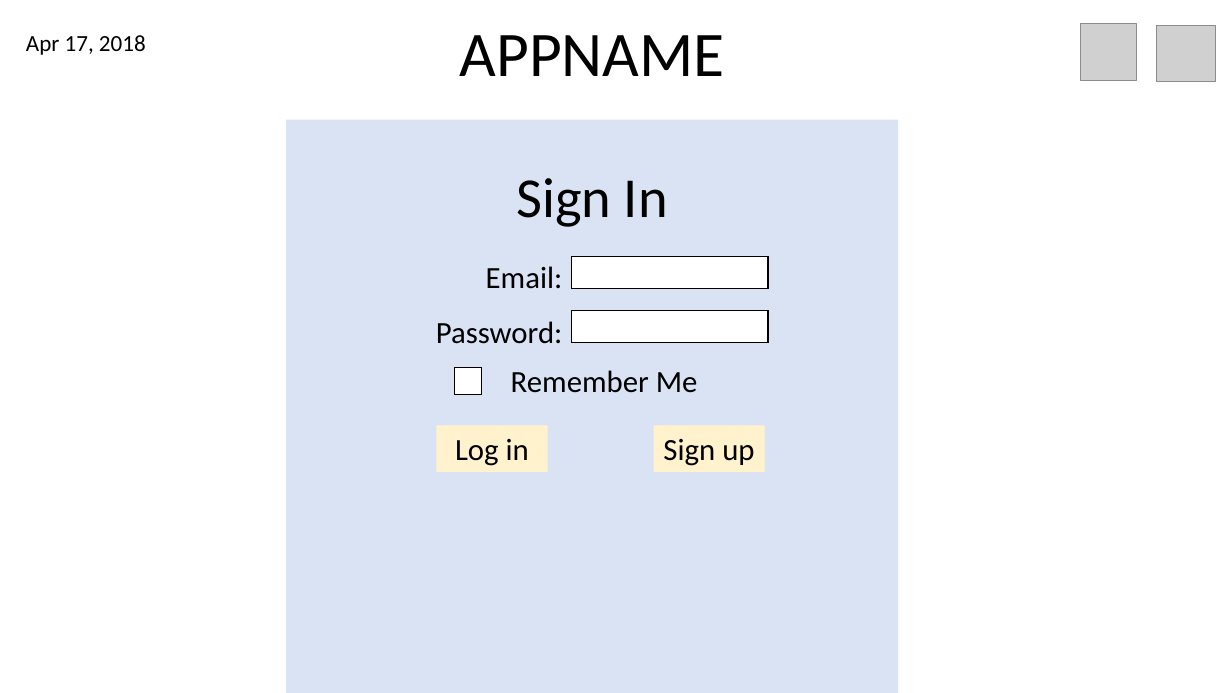
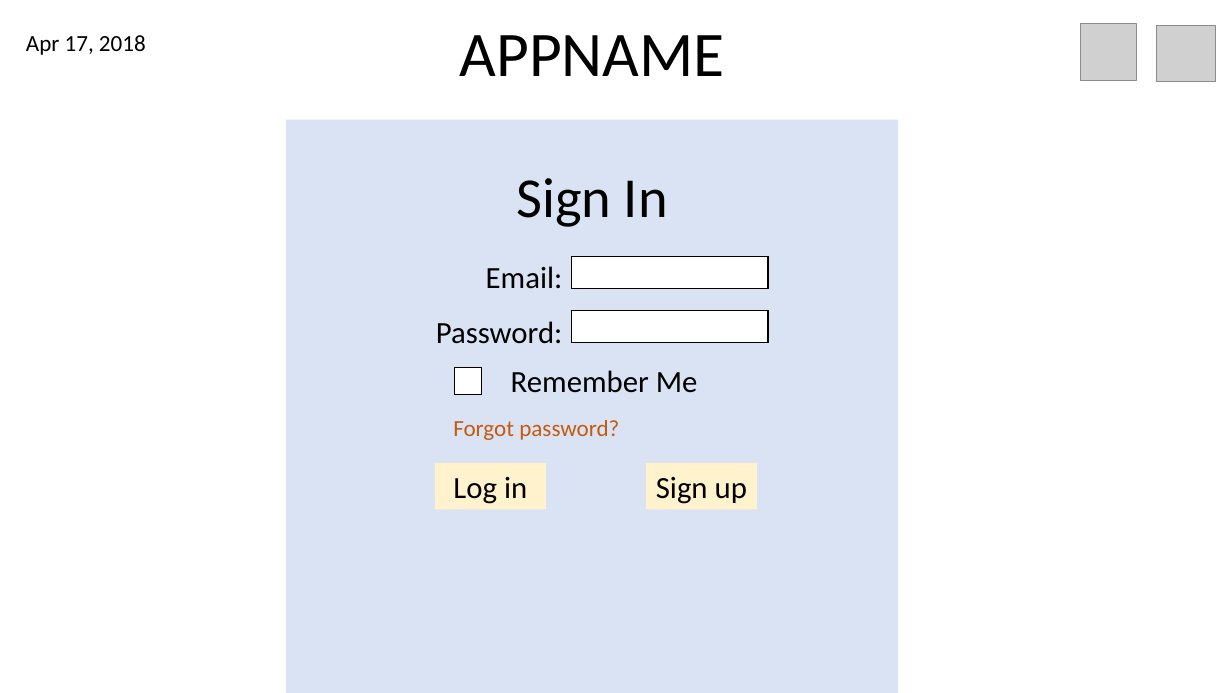
Before and after one commit to g3aguirr/cogo, a slide deck: slide 7 of Sketches/Prototype/Prototype1/Prototype1.pptx. Drawn at 1232x693 pixels with LibreOffice and Linux fonts; fonts in the diff are those of the drawing; grey boxes stand for pictures. Boxes give left, top, right and bottom in pixels: in the first picture for what was removed or moved away, otherwise in the second. Text is boxed around its words. In the diff, an @@ line names an element or a change of style, - is before the commit and + after.

Commit message:
Added password retrieval page

```diff
--- a/Sketches/Prototype/Prototype1/Prototype1.pptx
+++ b/Sketches/Prototype/Prototype1/Prototype1.pptx
@@ text added at <box>453,420,619,440</box>, 18 pt, text #C55A11 @@
+Forgot password?
@@ rectangle "Log in": place and size @@
-rectangle "Log in" at <box>436,425,547,471</box>
+rectangle "Log in" at <box>435,463,546,509</box>
@@ rectangle "Sign up": place and size @@
-rectangle "Sign up" at <box>653,425,764,471</box>
+rectangle "Sign up" at <box>646,463,757,509</box>
```
Also in this commit, not shown: 1 slide added.
